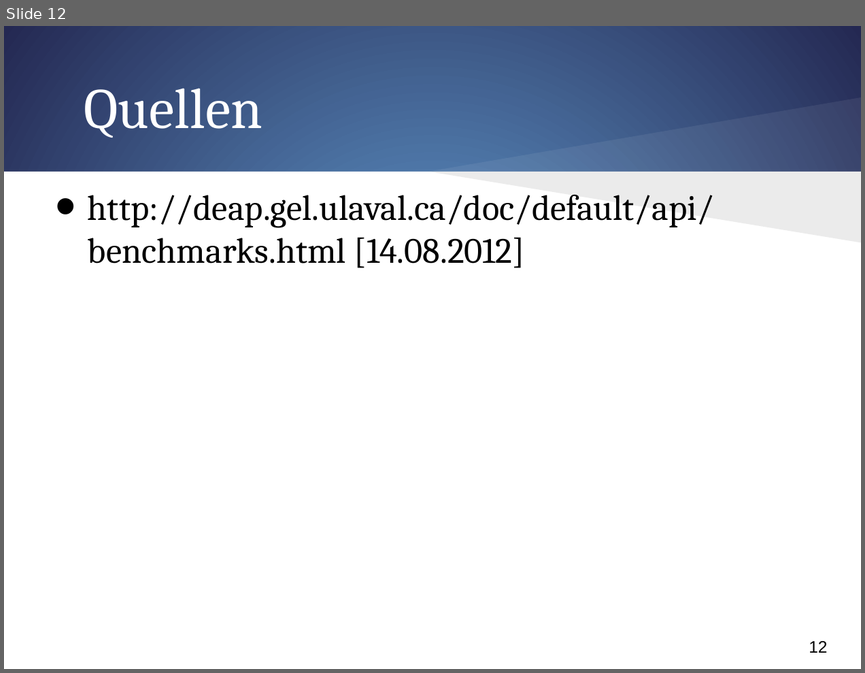
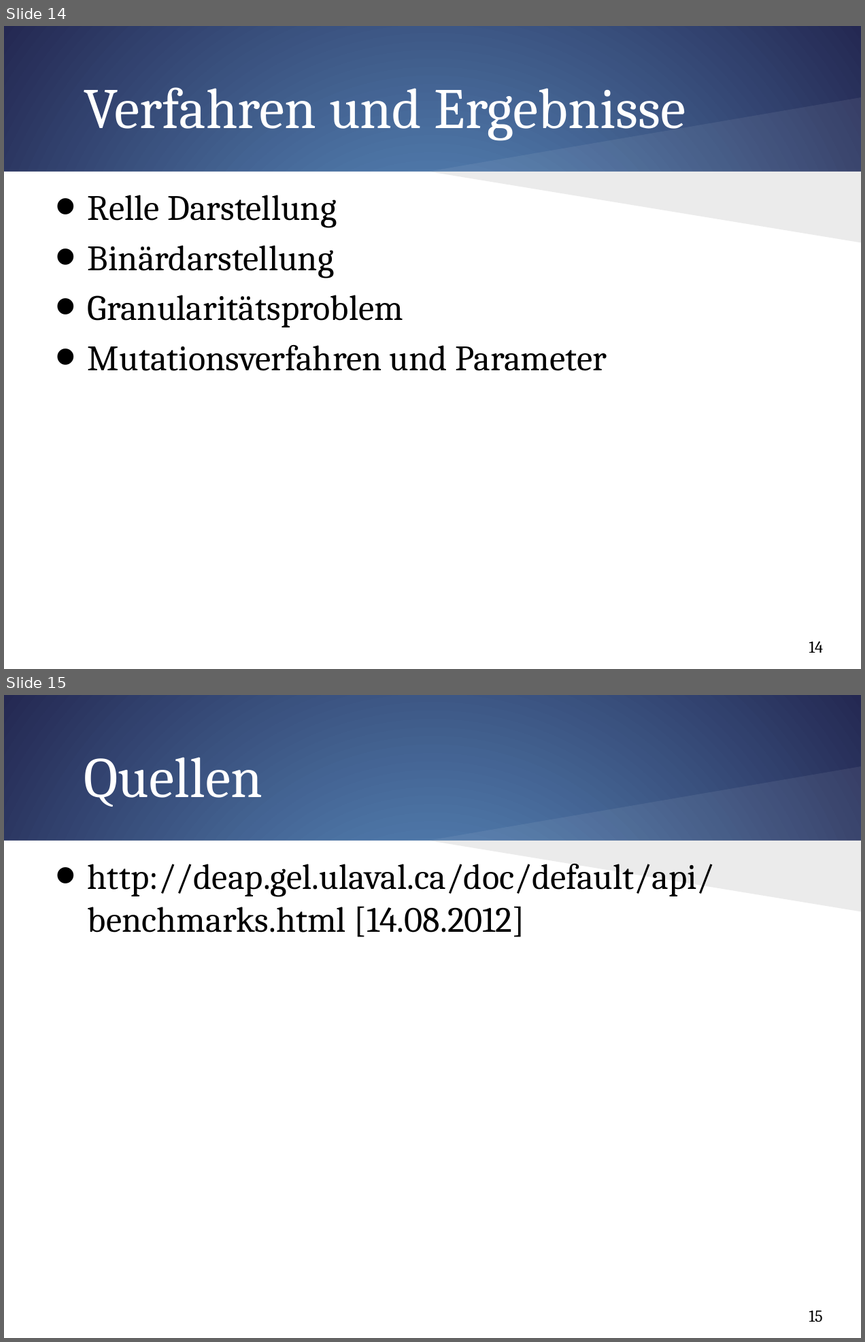
Before and after one commit to FalkoHilbert/evolotionaere-algorithmen, a slide deck: evolotionaereAlgorithmen/trunk/SystemOfEquations/Ergebnisse/Präsi/Einführung.pptx. Shown one above the other, each under a label of ours: slide 12 before the commit, slides 14 and 15 after it. The pictures are 865x673 and 865x1342 pixels, drawn with LibreOffice and Linux fonts; fonts in the diff are those of the drawing. Boxes give left, top, right and bottom in pixels: in the first picture for what was removed or moved away, otherwise in the second. Text is boxed around its words. In the diff, an @@ line names an element or a change of style, - is before the commit and + after.

```diff
--- a/evolotionaereAlgorithmen/trunk/SystemOfEquations/Ergebnisse/Präsi/Einführung.pptx
+++ b/evolotionaereAlgorithmen/trunk/SystemOfEquations/Ergebnisse/Präsi/Einführung.pptx
@@ slide 14 added at (4, 26, 861, 669), background gradient #629DD1 to #242852; not listed: 4 template elements that a slide beside it also shows @@
@@ title added at (84, 87, 685, 140), 48 pt, text #FFFFFF @@
+Verfahren und Ergebnisse
@@ text added at (88, 195, 606, 371), 30 pt, text #000000 @@
+• Relle Darstellung
+• Binärdarstellung
+• Granularitätsproblem
+• Mutationsverfahren und Parameter
@@ what was slide 12 is now slide 15 @@
@@ page number at (808, 1310, 823, 1322): text changed; font Arial to Cambria @@
-12
+15
```
Also in this commit, not shown: 8 slides changed, 2 other slides added.
